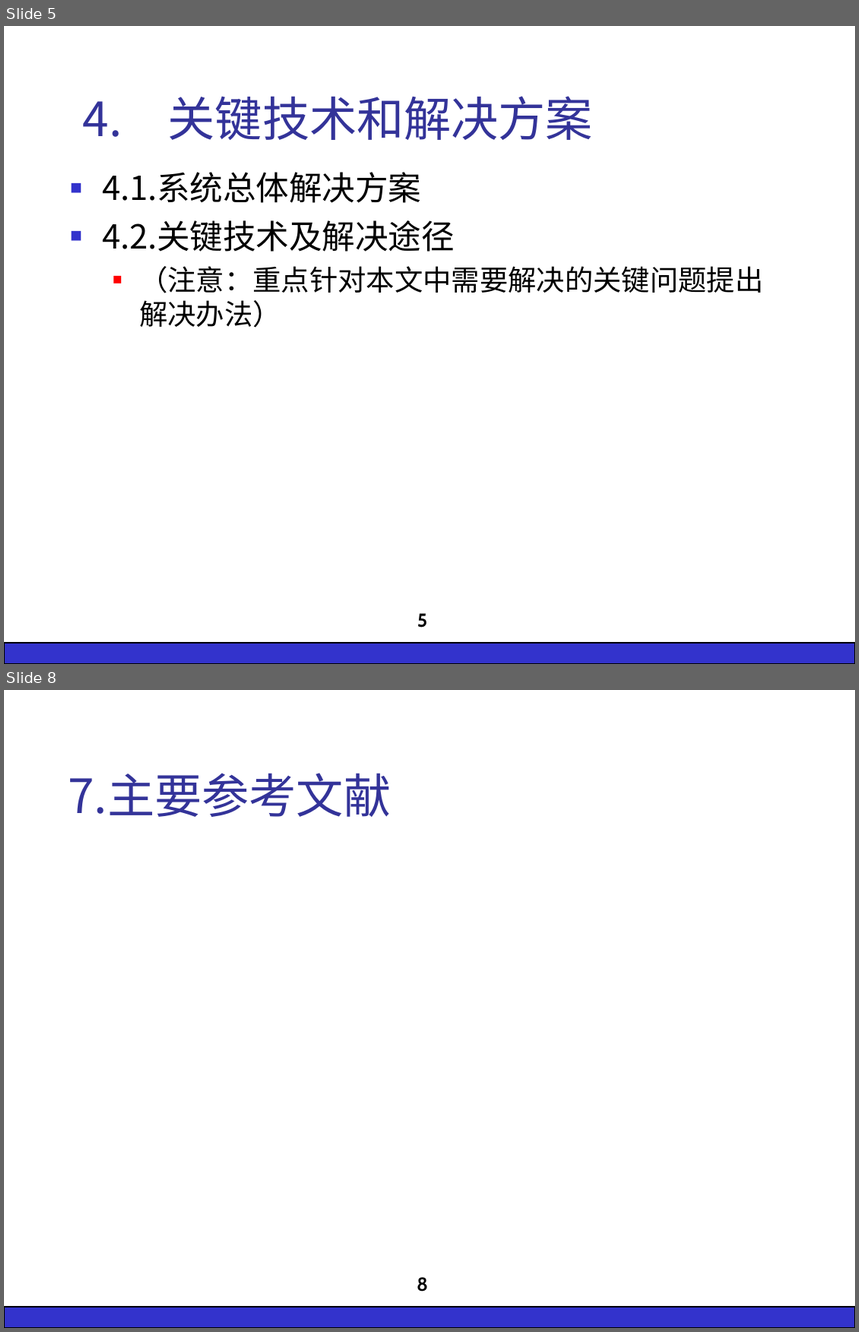
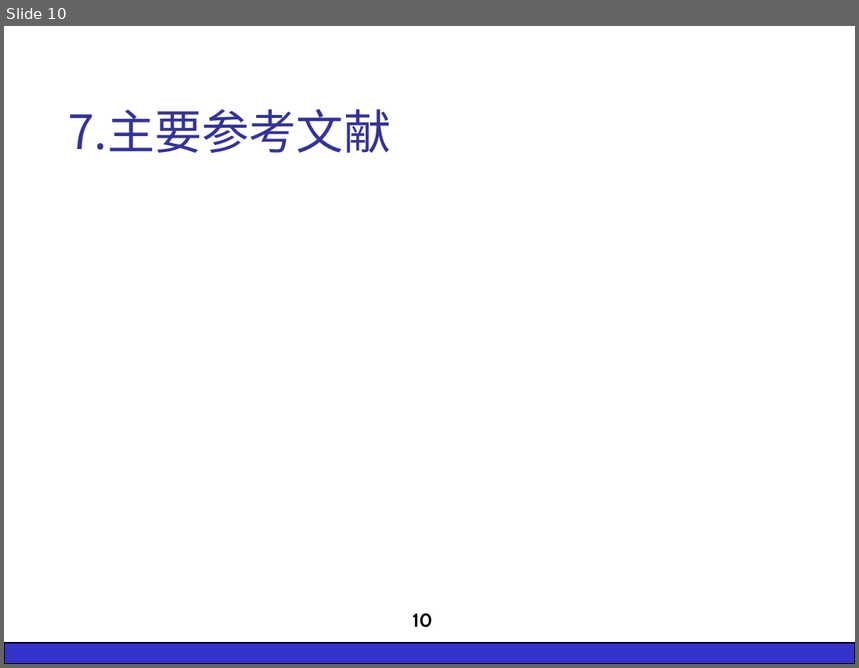
Before and after one commit to wsgan001/BigPaper, a slide deck: 开题/ZY1321222-杨文静-开题演示：基于海量交通数据挖掘的移动模型的研究与实现-20150321-0-ywj.ppt. Shown one above the other, each under a label of ours: slides 5 and 8 before the commit, slide 10 after it; the slides between them are not shown. The pictures are 859x1332 and 859x668 pixels, drawn with LibreOffice and Linux fonts; fonts in the diff are those of the drawing; background and template pictures are left out. Boxes give left, top, right and bottom in pixels: in the first picture for what was removed or moved away, otherwise in the second. Text is boxed around its words. In the diff, an @@ line names an element or a change of style, - is before the commit and + after.

```diff
--- a/开题/ZY1321222-杨文静-开题演示：基于海量交通数据挖掘的移动模型的研究与实现-20150321-0-ywj.ppt
+++ b/开题/ZY1321222-杨文静-开题演示：基于海量交通数据挖掘的移动模型的研究与实现-20150321-0-ywj.ppt
@@ slide 5 removed at bbox=[4, 26, 855, 664], background #FFFFFF; not listed: 1 template element that a slide beside it also shows @@
@@ title removed at bbox=[83, 96, 593, 140] @@
-4. 关键技术和解决方案
@@ text removed at bbox=[102, 172, 763, 328] @@
-■ 4.1.系统总体解决方案
-■ 4.2.关键技术及解决途径
-  ■ （注意：重点针对本文中需要解决的关键问题提出解决办法）
@@ page number removed at bbox=[417, 613, 427, 628] @@
-5
@@ what was slide 8 is now slide 10 @@
@@ page number at bbox=[412, 613, 433, 628]: text changed @@
-8
+10
```
Also in this commit, not shown: 6 slides changed, 3 slides added, 19 other files.
